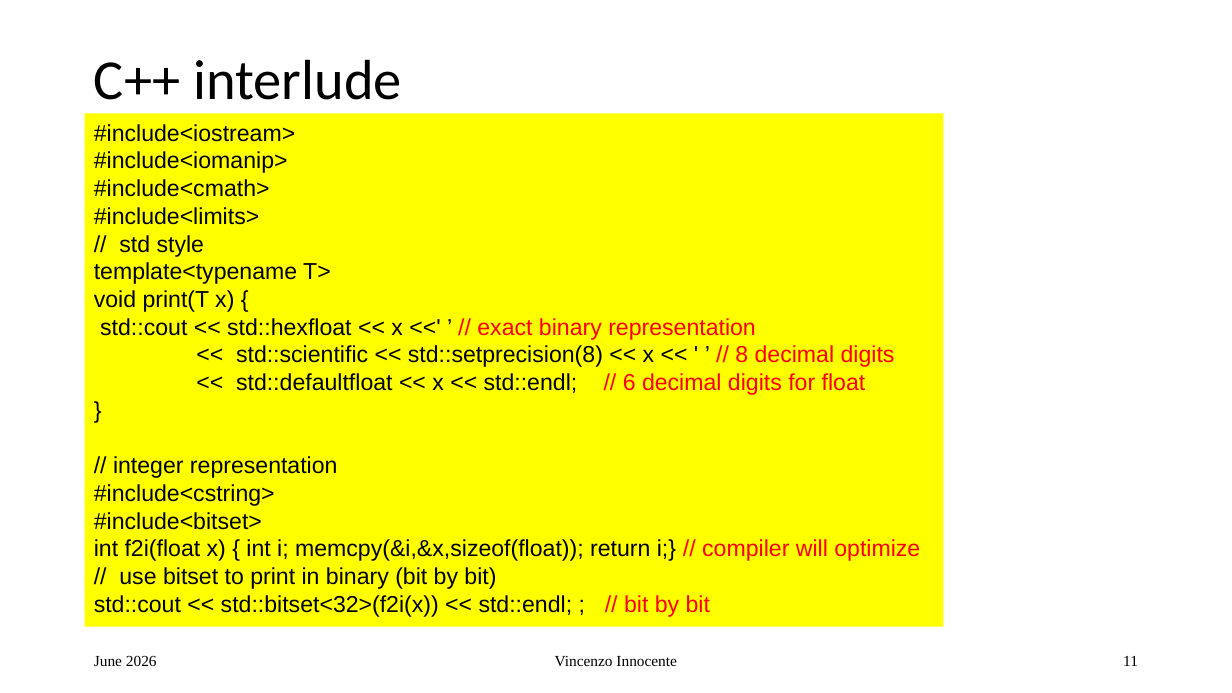
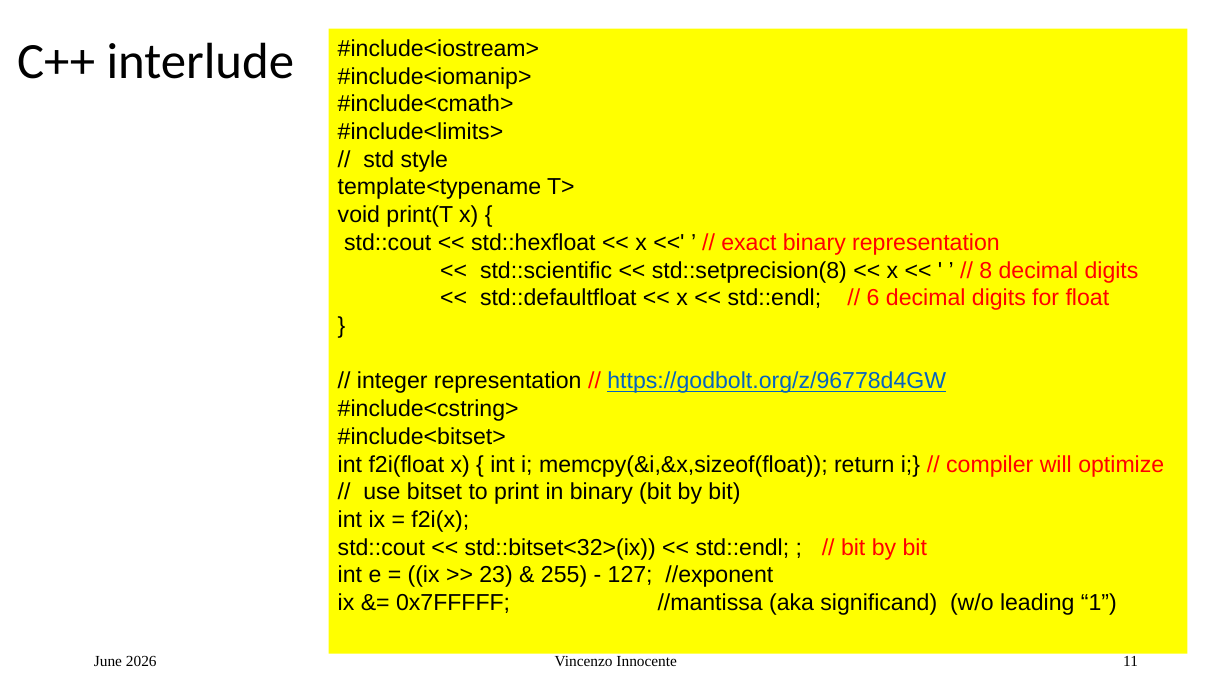
Before and after one commit to VinInn/FPCourse, a slide deck: slide 11 of Slides/FPforScientist.pptx. Drawn at 1232x693 pixels with LibreOffice and Linux fonts; fonts in the diff are those of the drawing. Boxes give left, top, right and bottom in pixels: in the first picture for what was removed or moved away, otherwise in the second. Text is boxed around its words. In the diff, an @@ line names an element or a change of style, - is before the commit and + after.

```diff
--- a/Slides/FPforScientist.pptx
+++ b/Slides/FPforScientist.pptx
@@ rectangle "#include<iostream>": place and size @@
-rectangle "#include<iostream>" at box(85, 114, 944, 627)
+rectangle "#include<iostream>" at box(329, 29, 1188, 654)
@@ title "C++ interlude": place and size @@
-title "C++ interlude" at box(94, 59, 401, 100)
+title "C++ interlude" at box(17, 42, 295, 79)
@@ title "C++ interlude" at box(17, 42, 295, 79): size 44 to 39.6 pt @@
@@ text in rectangle at box(357, 371, 946, 393): text changed; text colour #000000 to #0563C1 @@
-// integer representation
+// integer representation // https://godbolt.org/z/96778d4GW
@@ text in rectangle at box(338, 510, 1117, 615): text changed @@
-std::cout << std::bitset<32>(f2i(x)) << std::endl; ; // bit by bit
+int ix = f2i(x);
+std::cout << std::bitset<32>(ix)) << std::endl; ; // bit by bit
+int e = ((ix >> 23) & 255) - 127; //exponent
+ix &= 0x7FFFFF; //mantissa (aka significand) (w/o leading “1”)
```
Also in this commit, not shown: 2 other slides changed.
